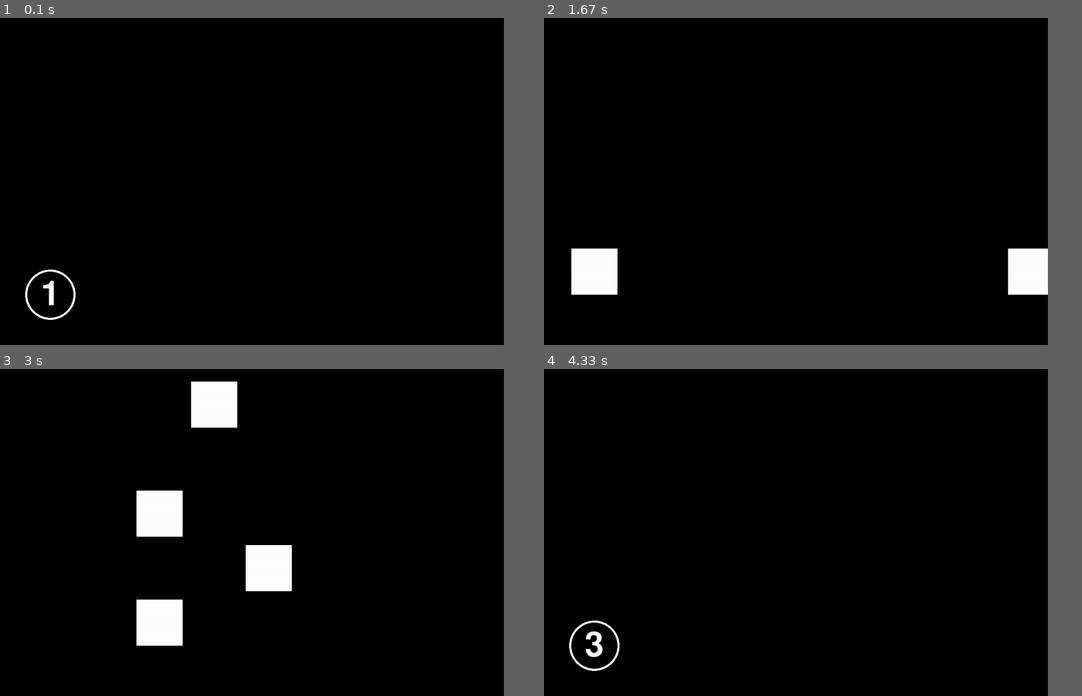
Above: before the commit, frames 1-4 (two rows, left to right).
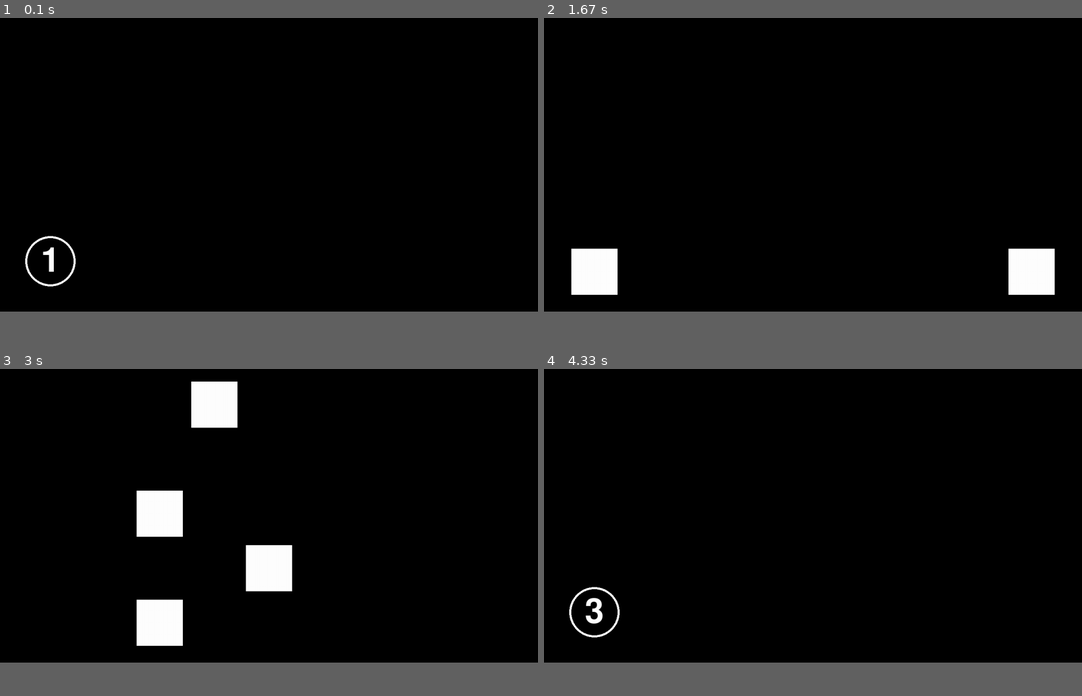
Above: after the commit, the same moments.

Repository: iank1m/OSS-Project_pygame
Game: pygame game, started from 7_setup.py
Two runs of this game, one before a commit and one after it. Both use one fixed random seed, a clock stepped at 60 frames per second and the inputs below.
Inputs (mouse positions are in pixels of both pictures, inside the frame that each line leads up to):
- Up to frame 1 (0.1 s): no input
- Up to frame 2 (1.67 s): click "1" at 0.38 s; click "1" at 0.72 s; click (920, 109) at 1.05 s; click (1033, 161) at 1.38 s
- Up to frame 3 (3 s): click (489, 624) at 1.72 s; click (48, 624) at 2.05 s; click "2" at 2.38 s; click "1" at 2.72 s
- Up to frame 4 (4.33 s): click (813, 568) at 3.05 s; click (721, 607) at 3.38 s; click (705, 512) at 3.72 s; click (759, 404) at 4.05 s
The window is 843x548 before the commit and 900x492 after it. Grey fills any space a smaller window leaves; there, only what the larger window draws over its background counts as a difference.

The runs differ from the first frame. In frame 1, 0.6% of the frame differs, in the area x 4-15%, y 66-93%; in frame 2, 0.3%; in frame 3, 0.2%; in frame 4, 0.7%.

Commit message:
Update 7_setup.py

Diff:
--- a/7_setup.py
+++ b/7_setup.py
@@ -128,8 +128,8 @@
 
 # 초기화
 pygame.init()
-screen_width = 1200 # 가로 크기
-screen_height = 780 # 세로 크기
+screen_width = 1280 # 가로 크기
+screen_height = 700 # 세로 크기
 screen = pygame.display.set_mode((screen_width, screen_height))
 pygame.display.set_caption("Memory Game")
 game_font = pygame.font.Font(None, 120) # 폰트 정의
